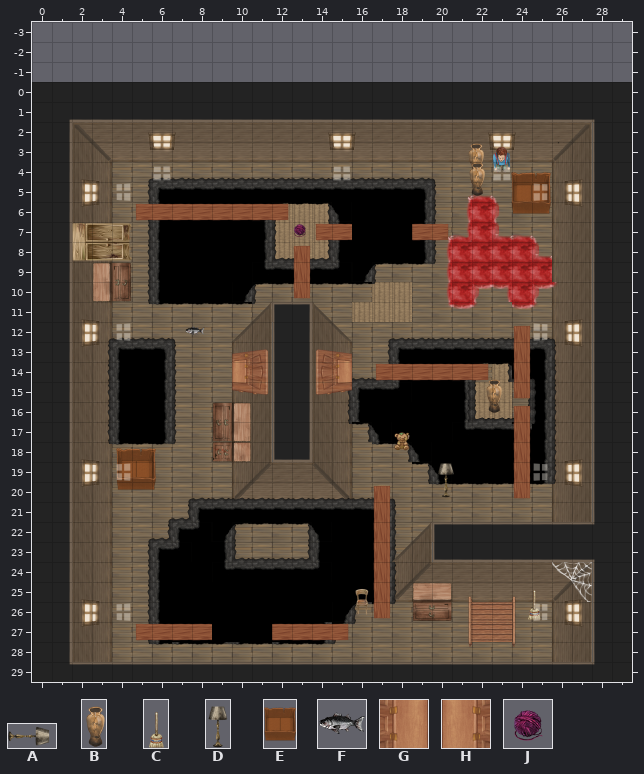
Level history. Tiled map: gdx-kitten-rescue/src/main/resources/data/maps/Level_NaepperSchnaepper.tmx. The picture above was drawn from the file before the commit.
Cells are 64x64 px. Shown: x 0..29, y -3..29.
Key: from "Fallobjekte seite": A 0; from "Fallobjekte stehend": B 0, C 1, D 2; from "Kiste_stehend_halbe_groesse": E 0; from "Nahrung": F 0; from "TuerKlappe": G 11, H 12; from "Wollknaeuel": J 0.
Objects are placed by their top-left corner, in cells (3,4 is the top-left corner of cell 3,4); size is 1x1 cell unless given.
Layers that did not change in this view are not listed.
Objects on layer "actionlayer" before:
C "broom" at 5.3,2.8 size 1x2
B "vase" at 22.3,2.8 size 1x2
E "catbox" at 24,4 size 2x3
B "vase" at 22.2,6.3 size 1x2
B "vase" at 23.3,7.4 size 1x2
D "lamp" at 16.1,11.8 size 1x2
J "wool" at 17,13.2
F "food" at 15.4,23.9
A "lamp" at 25.5,26.8 size 2x1
D "lamp" at 6.8,26.5 size 1x2
Objects on layer "actionlayer #2" before:
D "lamp" at 14.7,2.5 size 1x2
C "broom" at 7.7,2.7 size 1x2
J "wool" at 4.5,4.2
B "vase" at 24.9,3.3 size 1x2
B "vase" at 3.9,7.1 size 1x2
F "food" at 16.2,10.2
B "vase" at 5,10.3 size 1x2
A "lamp" at 25.6,12.8 size 2x1
D "lamp" at 10.4,21 size 1x2
J "wool" at 21.6,23.6
A "lamp" at 24.9,25.2 size 2x1
E "catbox" at 14.4,23.6 size 2x3
Objects on layer "actionlayer #3" before:
B "vase" at 21.7,2.8 size 1x2
B "vase" at 21.7,3.7 size 1x2
E "catbox" at 24,4 size 2x3
J "wool" at 12.9,6.9
F "food" at 7.6,12
G "door" at 15,14
H at 10,14
B "vase" at 22.6,14.6 size 1x2
D "lamp" at 20.2,18.8 size 1x2
E "catbox" at 4.2,17.9 size 2x3
C "broom" at 24.6,24.9 size 1x2
The result:
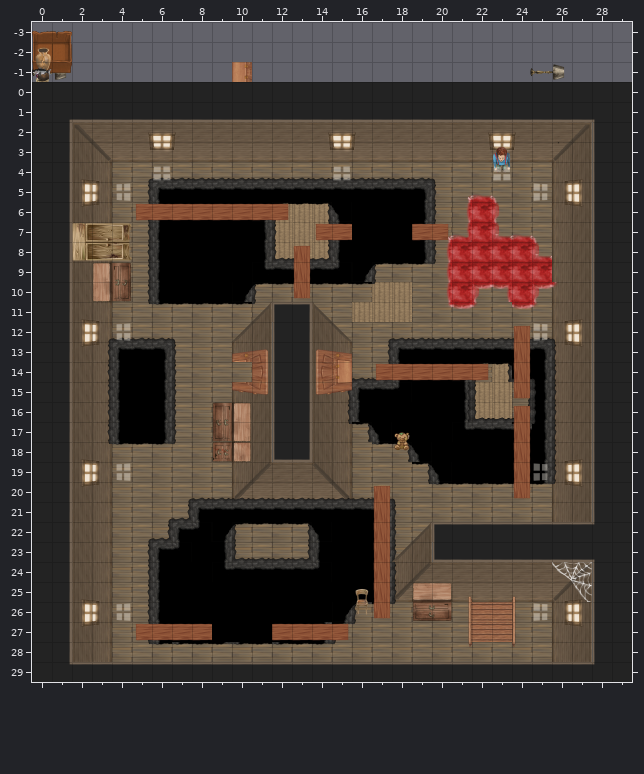
Changes in this commit:
{"where": "layer \"actionlayer\""}
{"was": "B \"vase\" at 22.3,2.8 size 1x2", "now": "B \"vase\" at 0,-2 size 1x2"}
{"was": "C \"broom\" at 5.3,2.8 size 1x2", "now": "C \"broom\" at 0,-2 size 1x2"}
{"was": "D \"lamp\" at 16.1,11.8 size 1x2", "now": "D \"lamp\" at 0,-2 size 1x2"}
{"was": "A \"lamp\" at 25.5,26.8 size 2x1", "now": "A \"lamp\" at 0,-1 size 2x1"}
{"was": "E \"catbox\" at 24,4 size 2x3", "now": "E \"catbox\" at 0,-3 size 2x3"}
{"was": "B \"vase\" at 22.2,6.3 size 1x2", "now": "B \"vase\" at 0,-2 size 1x2"}
{"was": "B \"vase\" at 23.3,7.4 size 1x2", "now": "B \"vase\" at 0,-2 size 1x2"}
{"was": "D \"lamp\" at 6.8,26.5 size 1x2", "now": "D \"lamp\" at 0,-2 size 1x2"}
{"was": "F \"food\" at 15.4,23.9", "now": "F \"food\" at 0,-1"}
{"where": "layer \"actionlayer #2\""}
{"was": "B \"vase\" at 3.9,7.1 size 1x2", "now": "B \"vase\" at 0,-2 size 1x2"}
{"was": "C \"broom\" at 7.7,2.7 size 1x2", "now": "C \"broom\" at 0,-2 size 1x2"}
{"was": "D \"lamp\" at 14.7,2.5 size 1x2", "now": "D \"lamp\" at 0,-2 size 1x2"}
{"was": "A \"lamp\" at 25.6,12.8 size 2x1", "now": "A \"lamp\" at 0,-1 size 2x1"}
{"was": "E \"catbox\" at 14.4,23.6 size 2x3", "now": "E \"catbox\" at 0,-3 size 2x3"}
{"was": "J \"wool\" at 4.5,4.2", "now": "J \"wool\" at 0,-1"}
{"was": "B \"vase\" at 5,10.3 size 1x2", "now": "B \"vase\" at 0,-2 size 1x2"}
{"was": "B \"vase\" at 24.9,3.3 size 1x2", "now": "B \"vase\" at 0,-2 size 1x2"}
{"was": "D \"lamp\" at 10.4,21 size 1x2", "now": "D \"lamp\" at 0,-2 size 1x2"}
{"was": "J \"wool\" at 21.6,23.6", "now": "J \"wool\" at 0,-1"}
{"was": "A \"lamp\" at 24.9,25.2 size 2x1", "now": "A \"lamp\" at 24.9,-1 size 2x1"}
{"where": "layer \"actionlayer #3\""}
{"was": "B \"vase\" at 21.7,2.8 size 1x2", "now": "B \"vase\" at 0,-2 size 1x2"}
{"was": "C \"broom\" at 24.6,24.9 size 1x2", "now": "C \"broom\" at 0,-2 size 1x2"}
{"was": "E \"catbox\" at 4.2,17.9 size 2x3", "now": "E \"catbox\" at 0,-3 size 2x3"}
{"was": "J \"wool\" at 12.9,6.9", "now": "J \"wool\" at 0,-1"}
{"was": "B \"vase\" at 21.7,3.7 size 1x2", "now": "B \"vase\" at 0,-2 size 1x2"}
{"was": "D \"lamp\" at 20.2,18.8 size 1x2", "now": "D \"lamp\" at 0,-2 size 1x2"}
{"was": "H at 10,14", "now": "H at 10,-1"}
{"was": "E \"catbox\" at 24,4 size 2x3", "now": "E \"catbox\" at 0,-3 size 2x3"}
{"was": "B \"vase\" at 22.6,14.6 size 1x2", "now": "B \"vase\" at 0,-2 size 1x2"}
{"was": "F \"food\" at 7.6,12", "now": "F \"food\" at 0,-1"}
